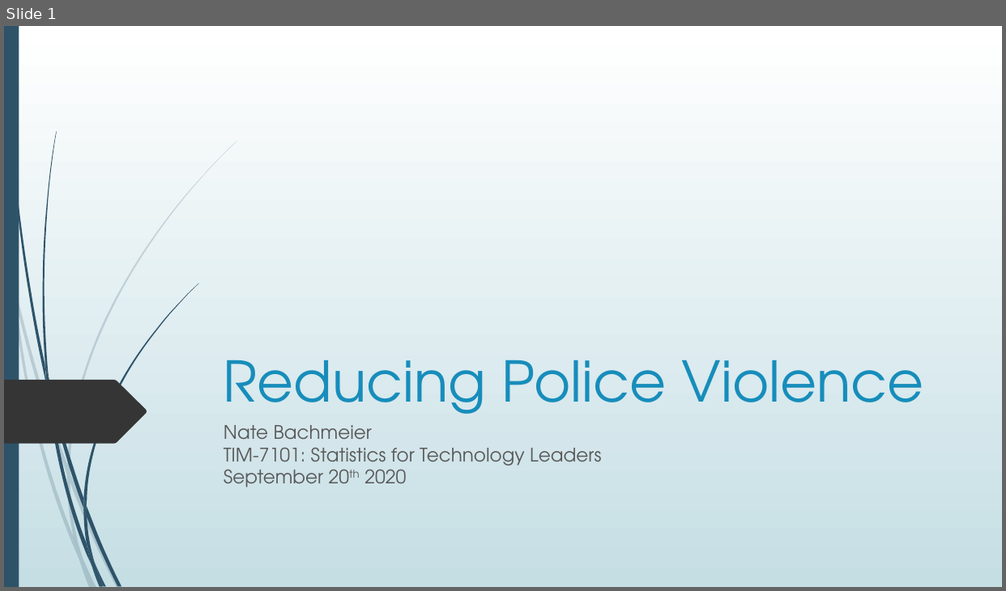
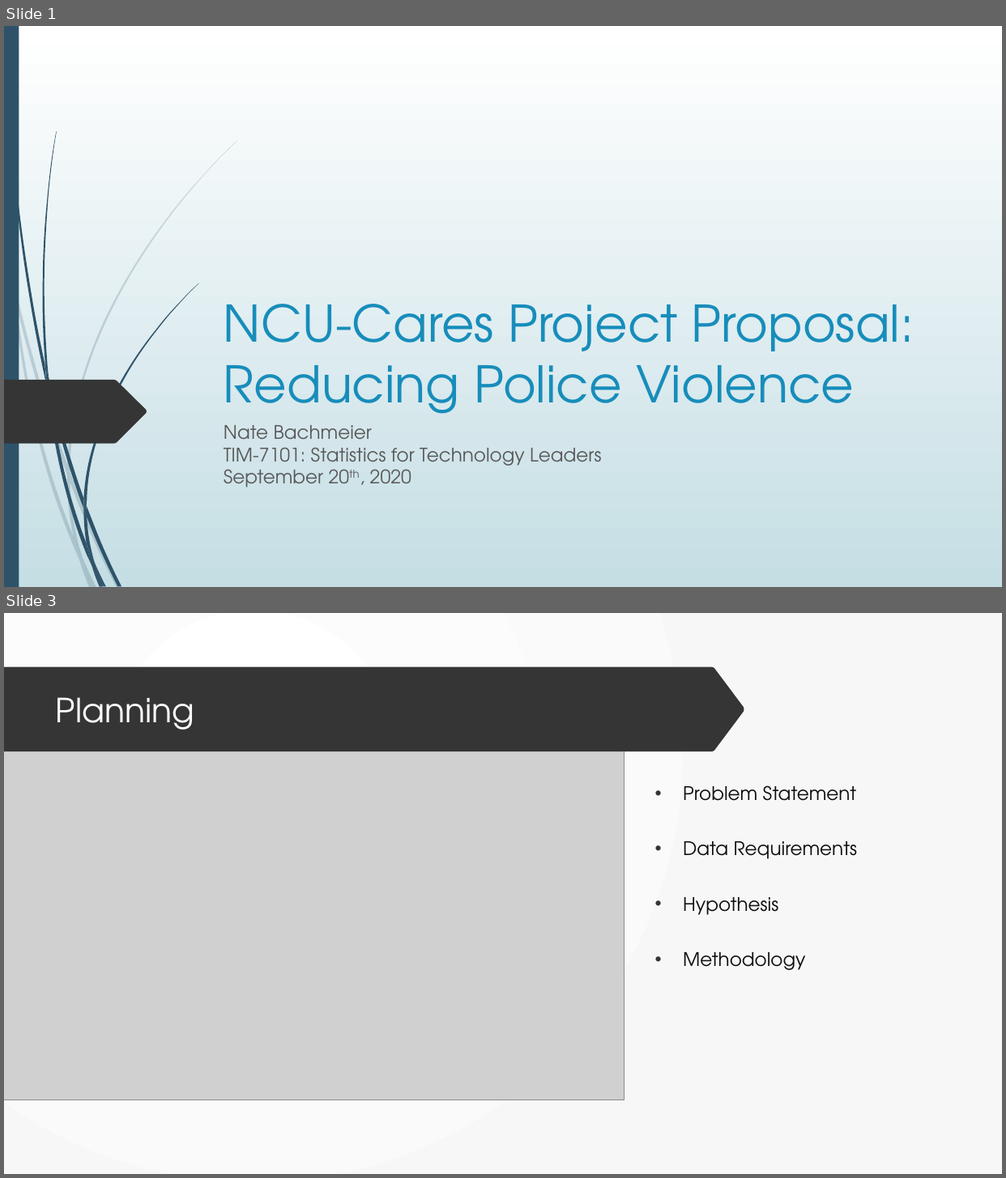
Before and after one commit to dr-natetorious/TIM-7101-Statistics, a slide deck: Section_3_Mgmt_Informed/Week8_Presentation/BachmeierNTIM7101-8.pptx. Shown one above the other, each under a label of ours: slide 1 before the commit, slides 1 and 3 after it; the slides between them are not shown. The pictures are 1006x591 and 1006x1178 pixels, drawn with LibreOffice and Linux fonts; fonts in the diff are those of the drawing; grey boxes stand for pictures. Boxes give left, top, right and bottom in pixels: in the first picture for what was removed or moved away, otherwise in the second. Text is boxed around its words. In the diff, an @@ line names an element or a change of style, - is before the commit and + after.

```diff
--- a/Section_3_Mgmt_Informed/Week8_Presentation/BachmeierNTIM7101-8.pptx
+++ b/Section_3_Mgmt_Informed/Week8_Presentation/BachmeierNTIM7101-8.pptx
@@ slide 3 added at box(4, 613, 1002, 1174), background gradient #FFFFFF to #F8F8F8; not listed: 16 template elements that a slide beside it also shows @@
@@ rectangle added at box(4, 613, 1002, 1174), fill gradient #FFFFFF to #F8F8F8 @@
@@ freeform shape added at box(4, 671, 134, 713), fill #353535 @@
@@ freeform shape added at box(4, 667, 744, 752), fill #353535 @@
@@ picture added at box(4, 687, 624, 1101) @@
@@ title added at box(56, 697, 195, 730), 32 pt, text #FEFFFF @@
+Planning
@@ text added at box(683, 786, 858, 970), 18 pt, text #0D0D0D @@
+• Problem Statement
+• Data Requirements
+• Hypothesis
+• Methodology
@@ slide 1 changed as well @@
@@ title at box(224, 304, 914, 426): text changed; size 54 to 48.6 pt @@
-Reducing Police Violence
+NCU-Cares Project Proposal: Reducing Police Violence
@@ subtitle at box(224, 425, 601, 488): text changed @@
-Nate Bachmeier
-TIM-7101: Statistics for Technology Leaders
-September 20th 2020
+Nate Bachmeier
+TIM-7101: Statistics for Technology Leaders
+September 20th, 2020
```
Also in this commit, not shown: 15 other slides added, 10 slides removed.
